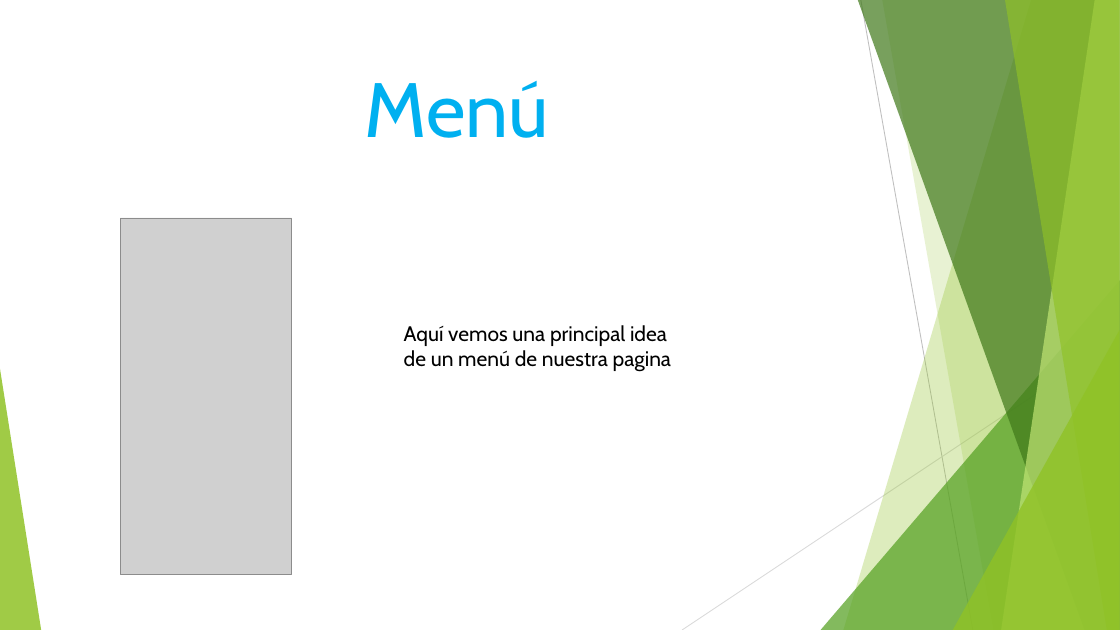
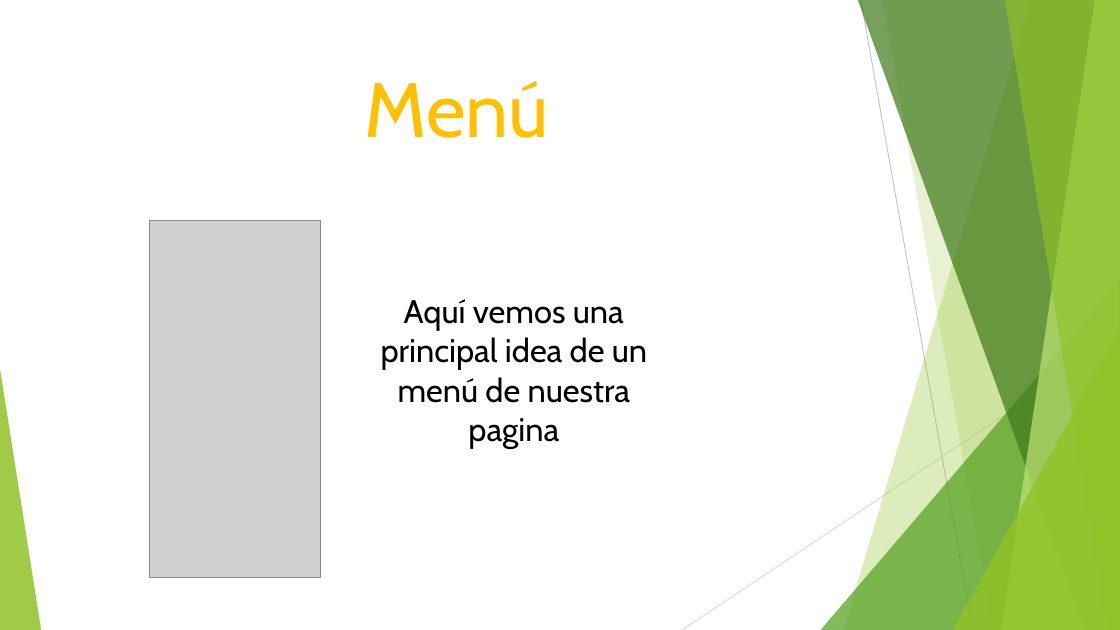
Before and after one commit to Tiinocm/ProyectoIntegrado, a slide deck: slide 5 of carles/poryecto integrado.pptx. Drawn at 1120x630 pixels with LibreOffice and Linux fonts; fonts in the diff are those of the drawing; grey boxes stand for pictures. Boxes give left, top, right and bottom in pixels: in the first picture for what was removed or moved away, otherwise in the second. Text is boxed around its words. In the diff, an @@ line names an element or a change of style, - is before the commit and + after.

```diff
--- a/carles/poryecto integrado.pptx
+++ b/carles/poryecto integrado.pptx
@@ title "Menú" at (365,81,549,138): text colour #00B0F0 to #FFC000 @@
@@ picture: place and size @@
-picture at (120,218,292,575)
+picture at (150,221,321,577)
@@ text "Aquí vemos una principal idea ...": place and size @@
-text "Aquí vemos una principal idea ..." at (404,325,672,372)
+text "Aquí vemos una principal idea ..." at (381,299,647,449)
@@ text "Aquí vemos una principal idea ..." at (381,299,647,449): size 18 to 28 pt; alignment left to centre @@
```
Also in this commit, not shown: 7 other slides changed.
